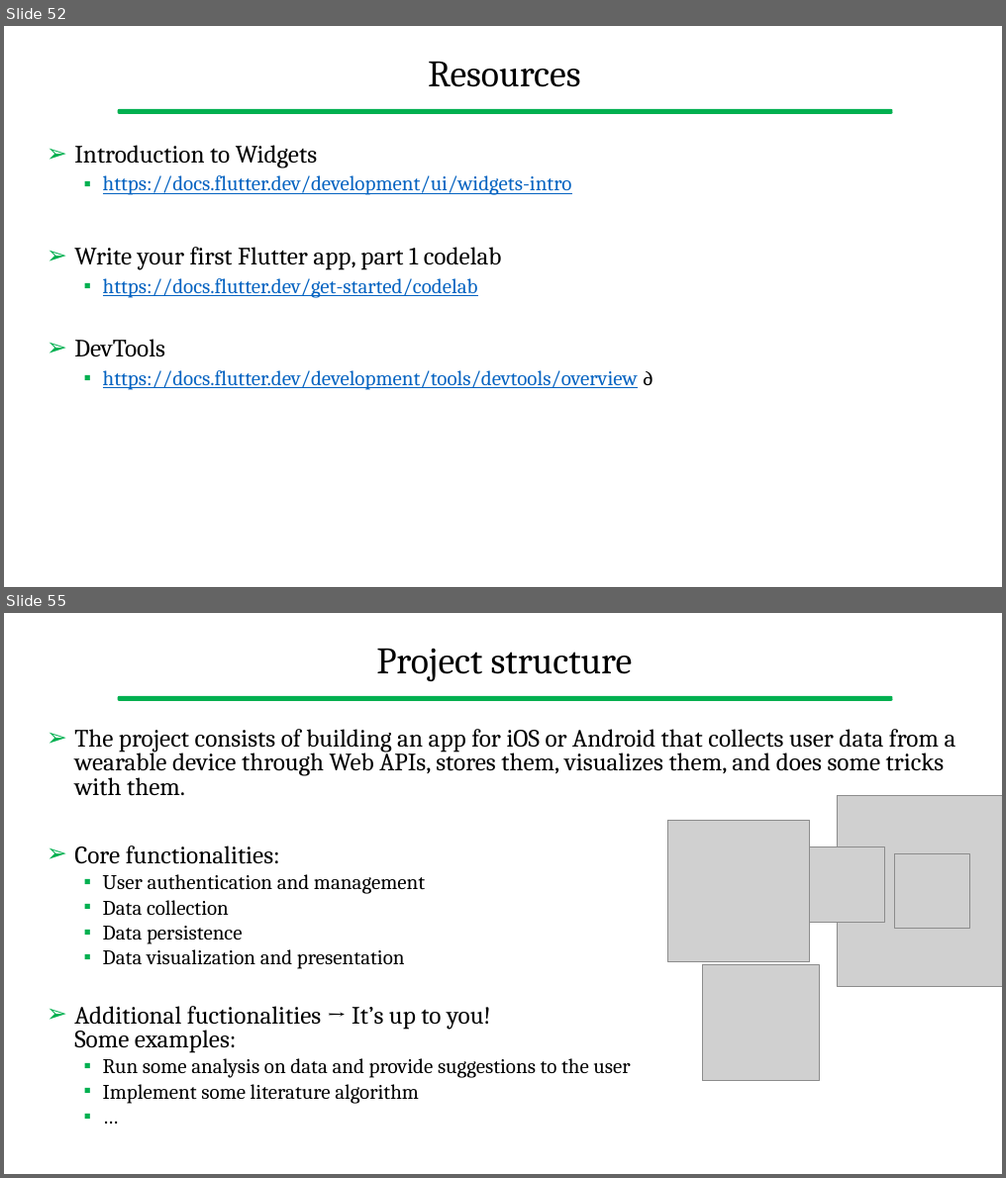
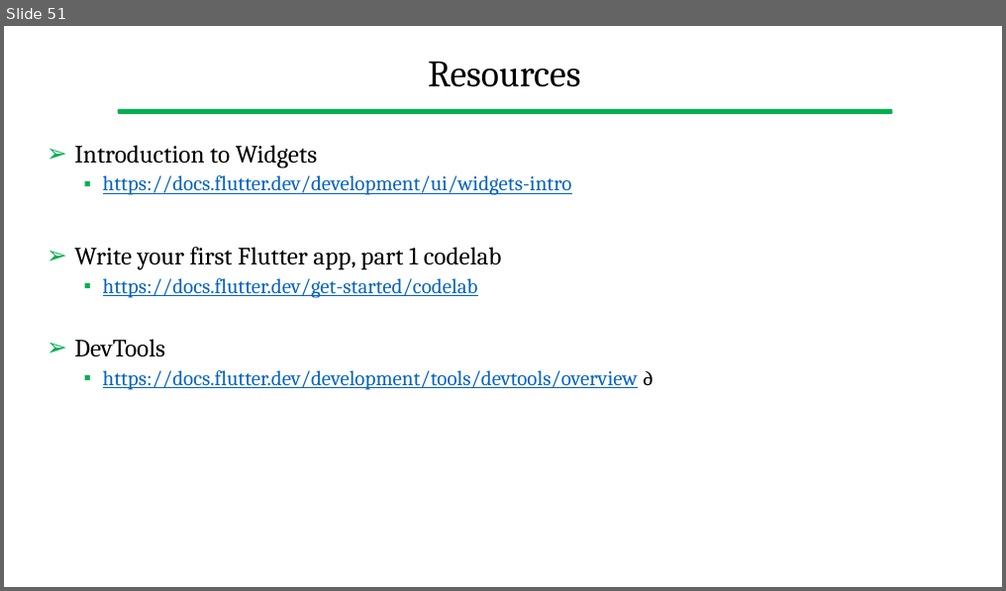
Before and after one commit to gcappon/bwthw, a slide deck: lab_04-hello-flutter/lab_04-hello_flutter.pptx. Shown one above the other, each under a label of ours: slides 52 and 55 before the commit, slide 51 after it; the slides between them are not shown. The pictures are 1006x1178 and 1006x591 pixels, drawn with LibreOffice and Linux fonts; fonts in the diff are those of the drawing; grey boxes stand for pictures. Boxes give left, top, right and bottom in pixels: in the first picture for what was removed or moved away, otherwise in the second. Text is boxed around its words. In the diff, an @@ line names an element or a change of style, - is before the commit and + after.

```diff
--- a/lab_04-hello-flutter/lab_04-hello_flutter.pptx
+++ b/lab_04-hello-flutter/lab_04-hello_flutter.pptx
@@ slide 55 removed at (4, 613, 1002, 1174), background #FFFFFF; not listed: 1 template element that a slide beside it also shows @@
@@ title removed at (376, 648, 633, 681) @@
-Project structure
@@ text removed at (74, 729, 956, 1104) @@
-➢ The project consists of building an app for iOS or Android that collects user data from a wearable device through Web APIs, stores them, visualizes them, and does some tricks with them.
-➢ Core functionalities:
-  ▪ User authentication and management
-  ▪ Data collection
-  ▪ Data persistence
-  ▪ Data visualization and presentation
-➢ Additional fuctionalities → It’s up to you!
-  Some examples:
-  ▪ Run some analysis on data and provide suggestions to the user
-  ▪ Implement some literature algorithm
-  ▪ …
@@ picture removed at (668, 820, 810, 961) @@
@@ picture removed at (837, 796, 1002, 986) @@
@@ picture removed at (810, 848, 885, 922) @@
@@ picture removed at (895, 854, 969, 928) @@
@@ picture removed at (703, 964, 819, 1081) @@
@@ what was slide 52 is now slide 51 @@
```
Also in this commit, not shown: 6 slides changed, 4 other slides removed, 9 other files.
